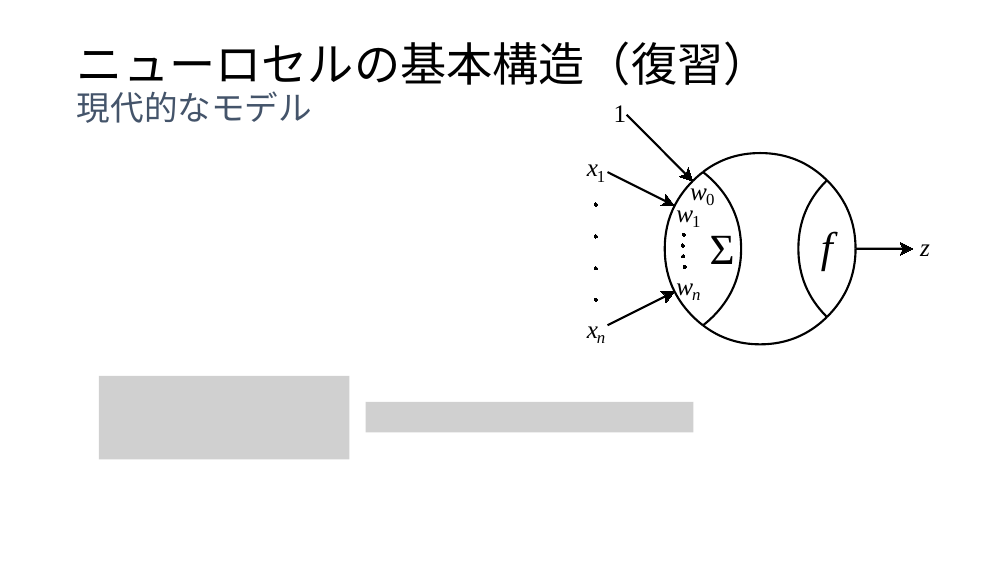
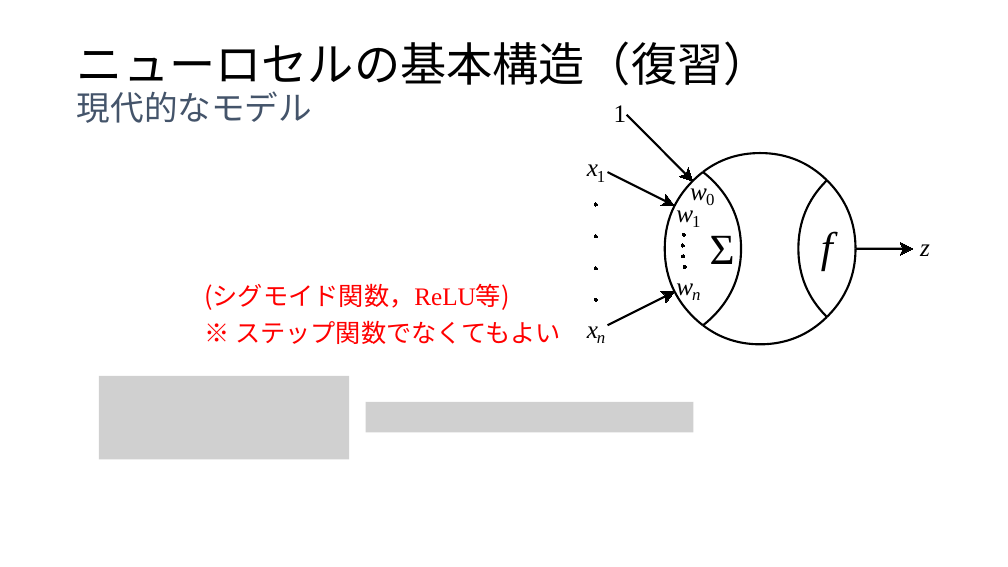
Before and after one commit to aliquisgg-hub/pages, a slide deck: slide 2 of Sc387/part10/FNN+BP.pptx. Drawn at 1008x567 pixels with LibreOffice and Linux fonts; fonts in the diff are those of the drawing; grey boxes stand for pictures. Boxes give left, top, right and bottom in pixels: in the first picture for what was removed or moved away, otherwise in the second. Text is boxed around its words. In the diff, an @@ line names an element or a change of style, - is before the commit and + after.

```diff
--- a/Sc387/part10/FNN+BP.pptx
+++ b/Sc387/part10/FNN+BP.pptx
@@ text added at bbox=[204, 283, 561, 344], 24 pt, text #FF0000 @@
+(シグモイド関数，ReLU等)
+※ ステップ関数でなくてもよい
```
Also in this commit, not shown: 11 other slides changed, 1 slide added, 3 other files.
